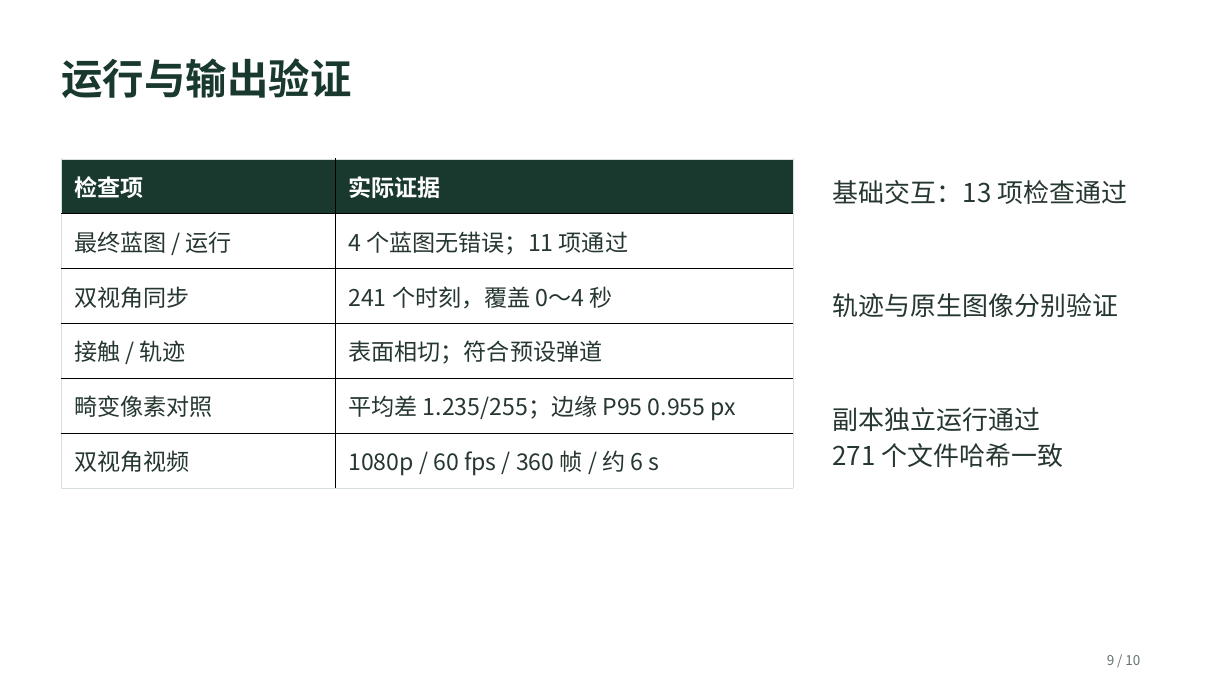
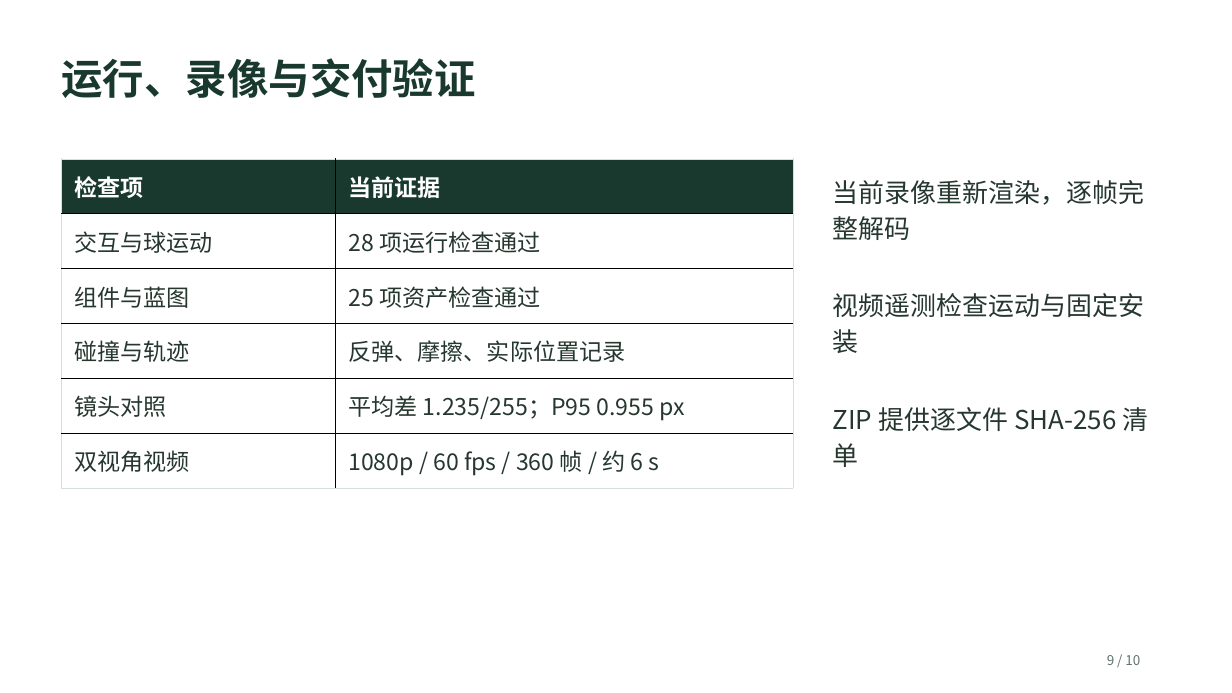
Before and after one commit to homepigge-zky/GolfHeadCam-UE5, a slide deck: slide 9 of Deliverables/演示讲解_10页.pptx. Drawn at 1232x693 pixels with LibreOffice and Linux fonts; fonts in the diff are those of the drawing. Boxes give left, top, right and bottom in pixels: in the first picture for what was removed or moved away, otherwise in the second. Text is boxed around its words. In the diff, an @@ line names an element or a change of style, - is before the commit and + after.

```diff
--- a/Deliverables/演示讲解_10页.pptx
+++ b/Deliverables/演示讲解_10页.pptx
@@ text at (62,58,476,98): text changed @@
-运行与输出验证
+运行、录像与交付验证
@@ table at (62,159,794,488) @@
-row 1, column 2: 实际证据
+row 1, column 2: 当前证据
-row 2, column 1: 最终蓝图 / 运行
+row 2, column 1: 交互与球运动
-row 2, column 2: 4 个蓝图无错误；11 项通过
+row 2, column 2: 28 项运行检查通过
-row 3, column 1: 双视角同步
+row 3, column 1: 组件与蓝图
-row 3, column 2: 241 个时刻，覆盖 0～4 秒
+row 3, column 2: 25 项资产检查通过
-row 4, column 1: 接触 / 轨迹
+row 4, column 1: 碰撞与轨迹
-row 4, column 2: 表面相切；符合预设弹道
+row 4, column 2: 反弹、摩擦、实际位置记录
-row 5, column 1: 畸变像素对照
+row 5, column 1: 镜头对照
-row 5, column 2: 平均差 1.235/255；边缘 P95 0.955 px
+row 5, column 2: 平均差 1.235/255；P95 0.955 px
@@ text at (833,180,1145,240): text changed @@
-基础交互：13 项检查通过
+当前录像重新渲染，逐帧完整解码
@@ text at (833,293,1145,353): text changed @@
-轨迹与原生图像分别验证
+视频遥测检查运动与固定安装
@@ text at (833,407,1149,467): text changed @@
-副本独立运行通过
-271 个文件哈希一致
+ZIP 提供逐文件 SHA-256 清单
```
Also in this commit, not shown: 6 other slides changed, 48 other files.
